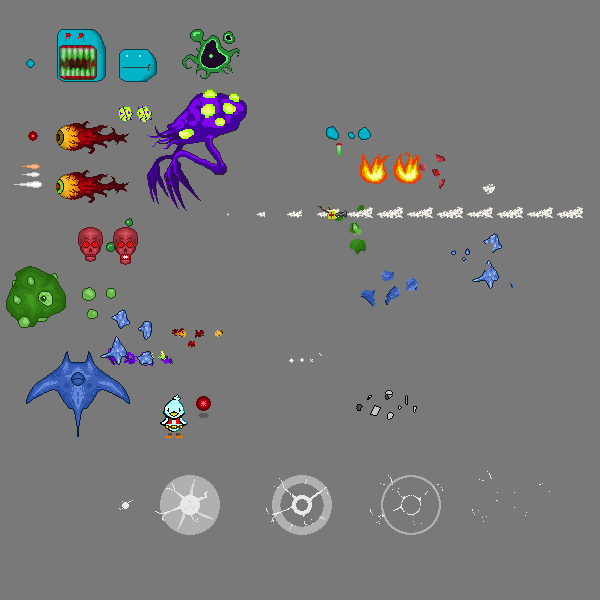
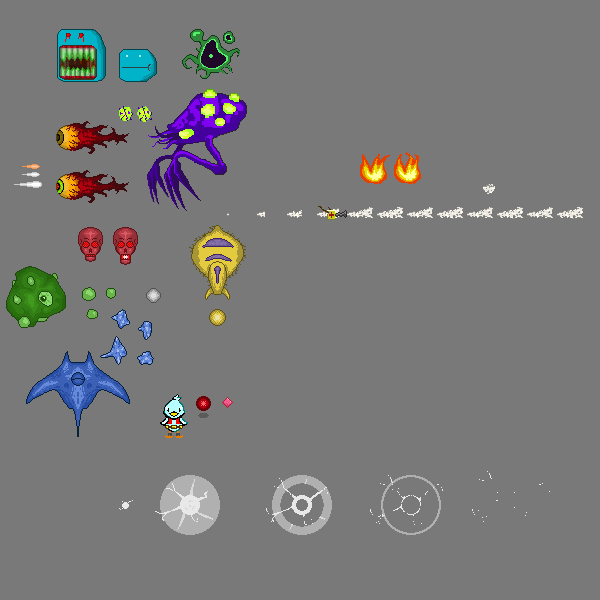
Layers edited between the first and the second 600 x 600 image:
added layer "Pasted Layer #1" above "proj" over [146, 288, 161, 303]
painted on "proj" over [209, 309, 226, 326]
painted on "mobs" over [189, 225, 246, 408]
hid "giblets", painted on it over [26, 59, 513, 420]
